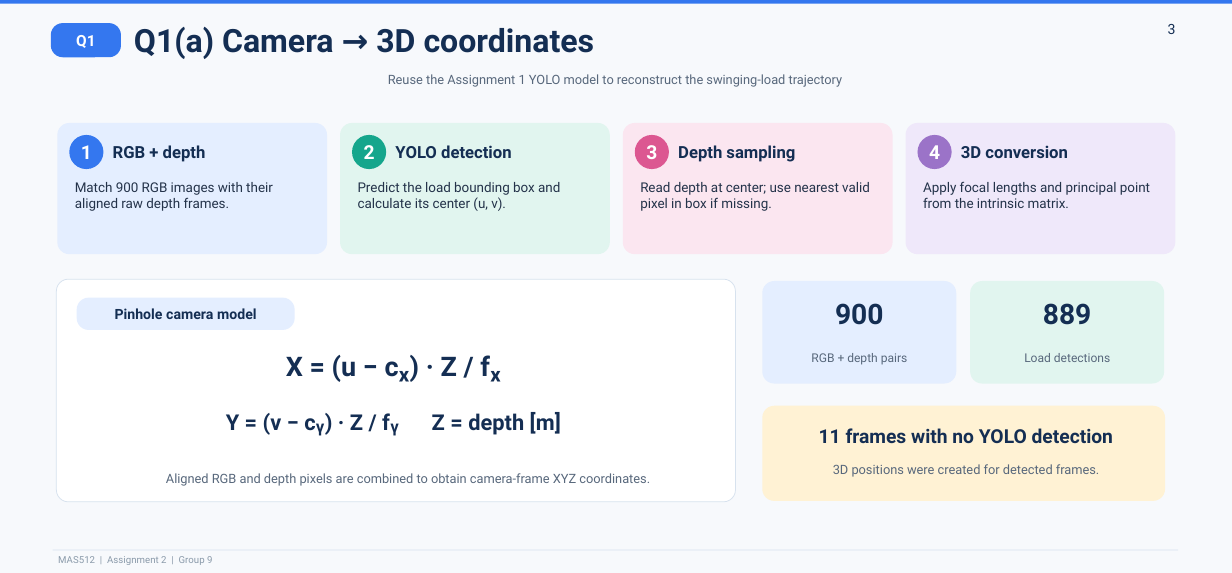
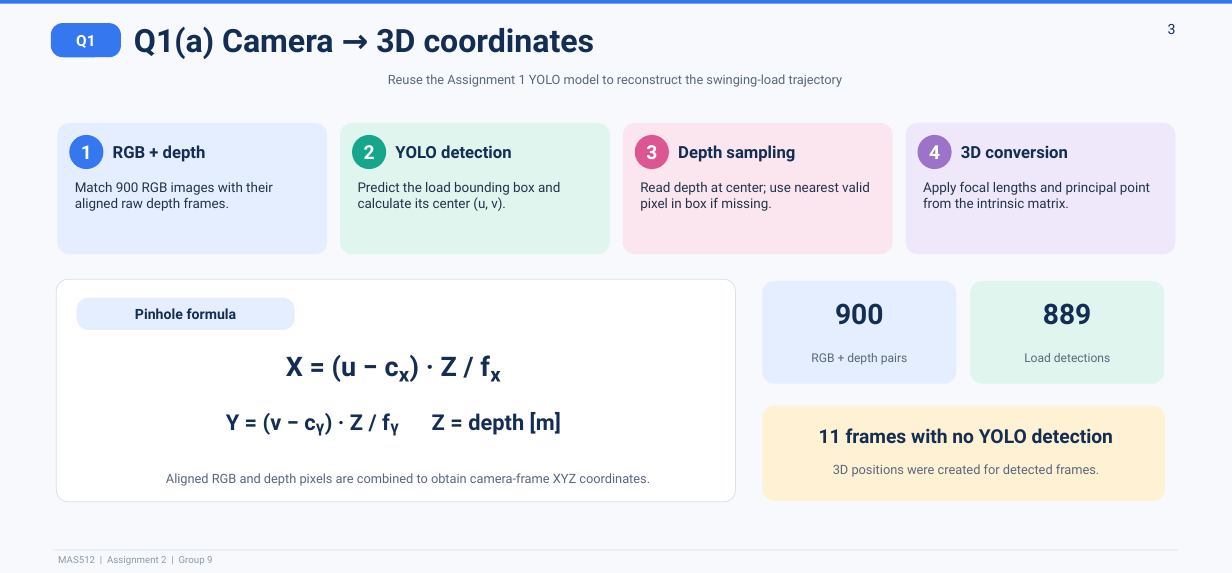
Before and after one commit to hedheddaw-stack/MAS512_Group9, a slide deck: slide 3 of MAS512_Assignment_2_gr9.pptx. Drawn at 1232x573 pixels with LibreOffice and Linux fonts; fonts in the diff are those of the drawing. Boxes give left, top, right and bottom in pixels: in the first picture for what was removed or moved away, otherwise in the second. Text is boxed around its words. In the diff, an @@ line names an element or a change of style, - is before the commit and + after.

```diff
--- a/MAS512_Assignment_2_gr9.pptx
+++ b/MAS512_Assignment_2_gr9.pptx
@@ text at (x1=135, y1=308, x2=237, y2=319): text changed @@
-Pinhole camera model
+Pinhole formula
```
Also in this commit, not shown: 10 other slides changed, 1 slide added, 1 slide removed.
